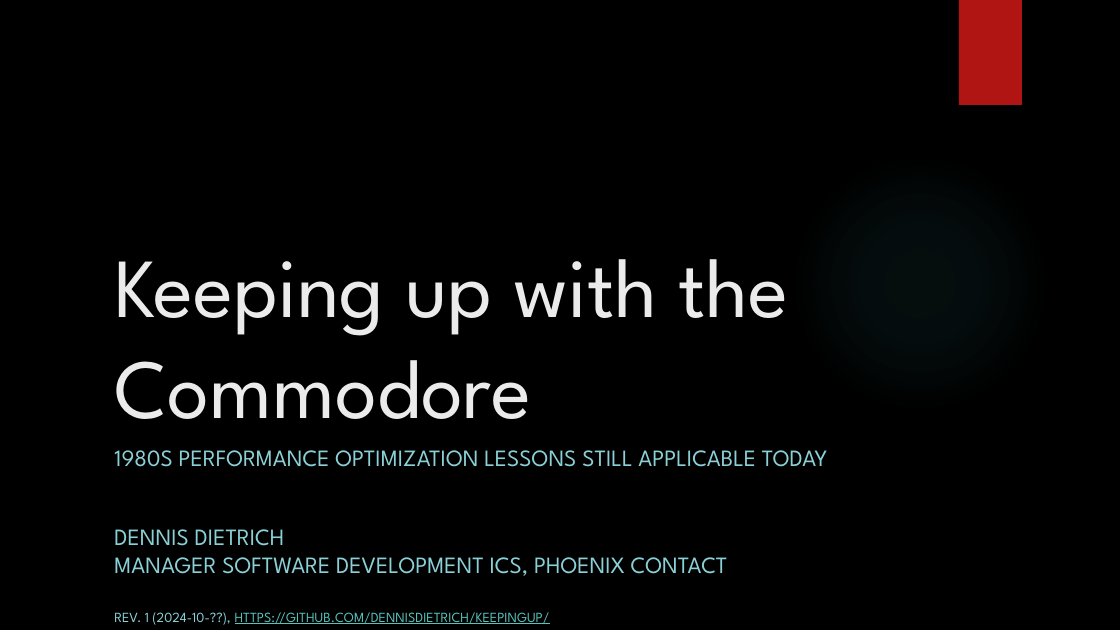
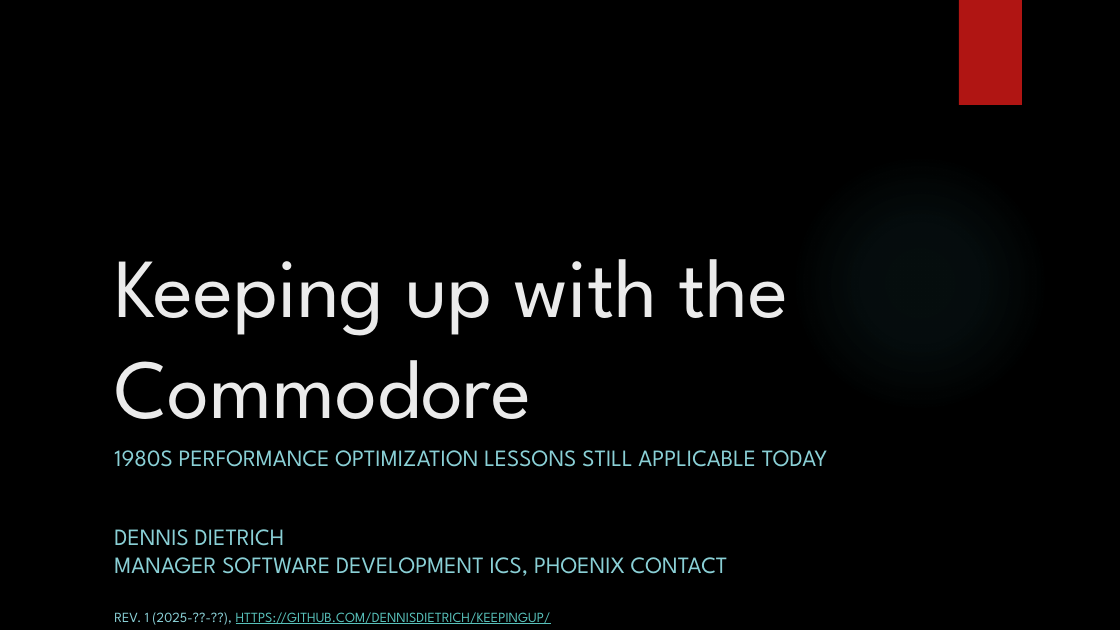
Before and after one commit to dennisdietrich/KeepingUp, a slide deck: slide 1 of doc/Keeping up with Rachel Appel and the Commodore.pptx. Drawn at 1120x630 pixels with LibreOffice and Linux fonts; fonts in the diff are those of the drawing; background and template pictures are left out. Boxes give left, top, right and bottom in pixels: in the first picture for what was removed or moved away, otherwise in the second. Text is boxed around its words. In the diff, an @@ line names an element or a change of style, - is before the commit and + after.

```diff
--- a/doc/Keeping up with Rachel Appel and the Commodore.pptx
+++ b/doc/Keeping up with Rachel Appel and the Commodore.pptx
@@ text at (114, 612, 551, 625): text changed @@
-REV. 1 (2024-10-??), HTTPS://GITHUB.COM/DENNISDIETRICH/KEEPINGUP/
+REV. 1 (2025-??-??), HTTPS://GITHUB.COM/DENNISDIETRICH/KEEPINGUP/
```
Also in this commit, not shown: 2 slides added.
